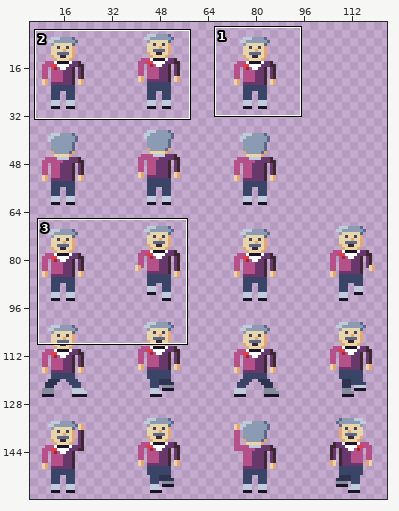
A pixel-art file gets an edit: assets/textures/characters/lavatanssija_32.aseprite. The picture above shows the old version from afar; the outline marks the close-up.
Close-up. Before:
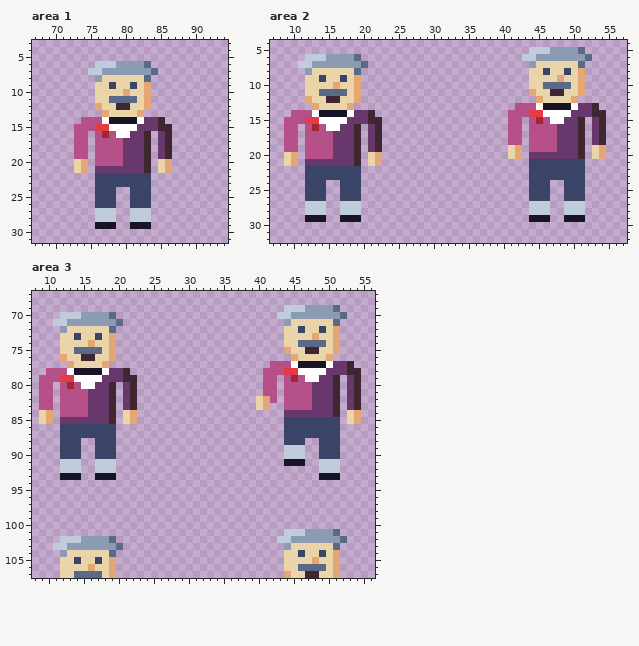
128x160 pixels, 1 frame. Shown: area 1: x 67..94, y 3..31; area 2: x 7..57, y 4..32; area 3: x 8..56, y 67..107. The wide view leaves out empty margins. The commit also changed other parts of the picture, which this record leaves out.
Now the later version:
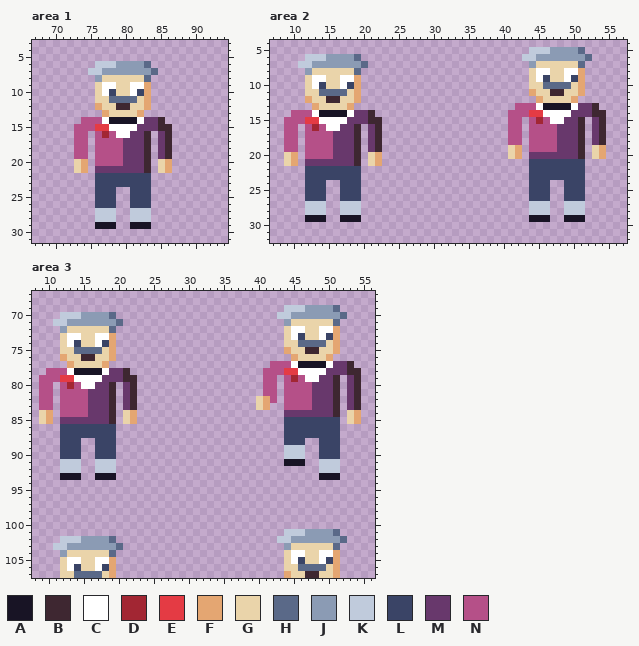
Palette (. is transparent): A #181425  B #3e2731  C #ffffff  D #a22633  E #e43b44  F #e4a672  G #ead4aa  H #5a6988  J #8b9bb4  K #c0cbdc  L #3a4466  M #68386c  N #b55088
Difference:
Changed rows in their new state; - is an unchanged pixel.
Area 1:
first column x 77:
 9 CC--CC
10 CL-GCL
Area 2:
first column x 13:
 8 --------------------------------CC--CC
 9 CC--CC--------------------------CL-GCL
10 CL-GCL--------------------------------
Area 3:
first column x 13:
 72 --------------------------------CC--CC
 73 CC--CC--------------------------CL-GCL
 74 CL-GCL--------------------------------
first column x 13:
104 --------------------------------CC--CC
105 CC--CC--------------------------CL-GCL
106 CL-GCL--------------------------------
Pixel boxes of the changes (left, top, right, bottom) in both close-ups:
changed: (102, 82, 144, 96)
changed: (536, 68, 578, 82)
changed: (312, 75, 354, 89)
changed: (291, 326, 333, 340)
changed: (67, 333, 109, 347)
changed: (291, 550, 333, 564)
changed: (67, 557, 109, 571)
